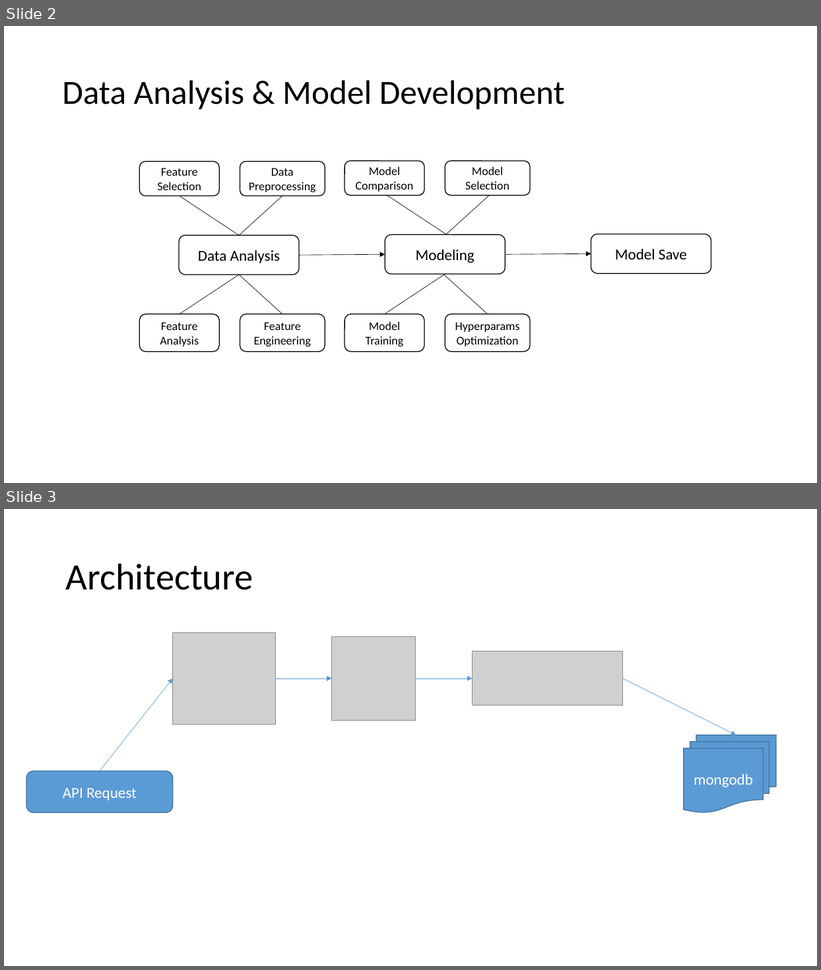
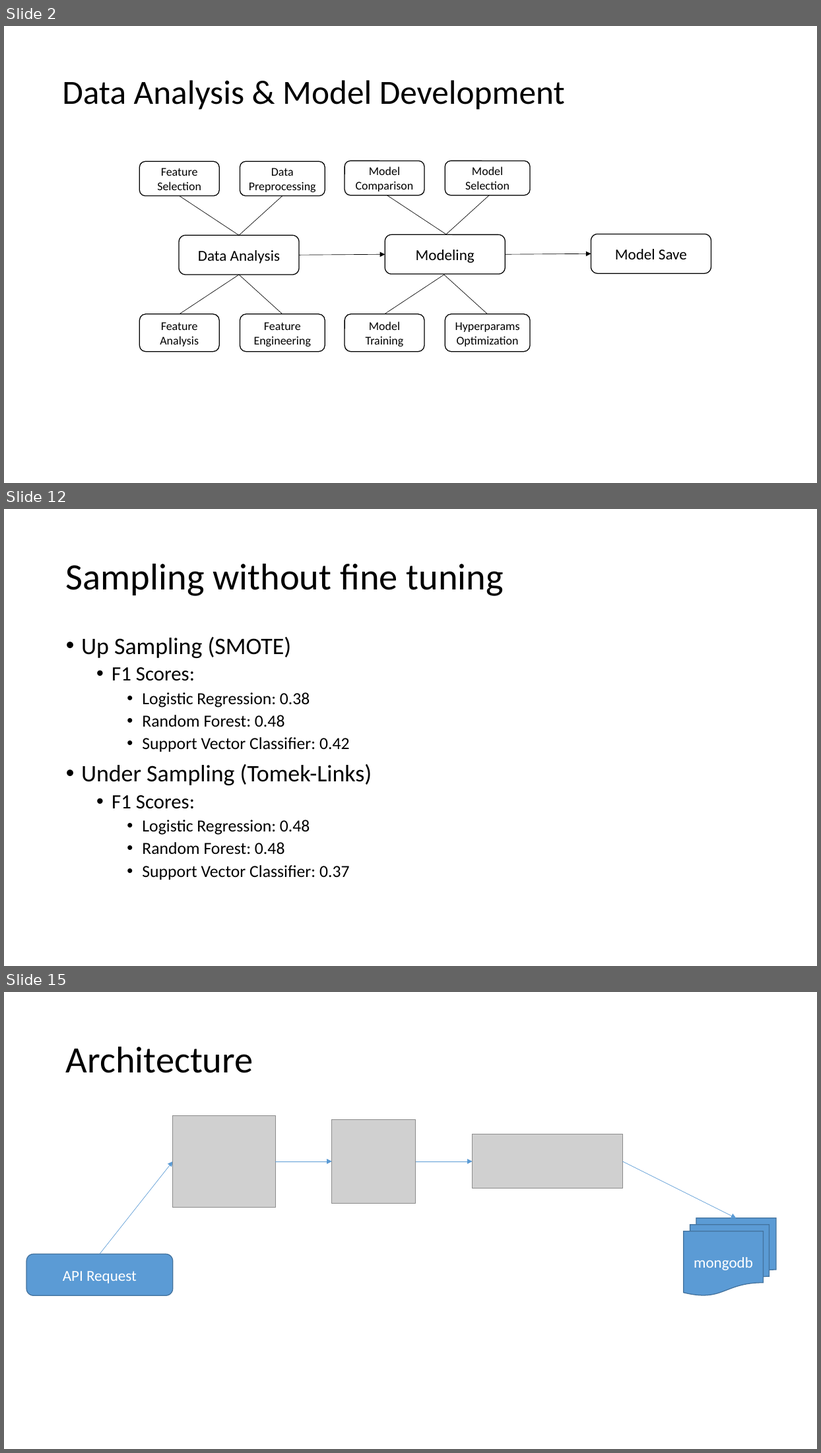
Before and after one commit to adilmukhtar82/PdM, a slide deck: docs/Presentation.pptx. Shown one above the other, each under a label of ours: slides 2 and 3 before the commit, slides 2, 12 and 15 after it; the slides between them are not shown. The pictures are 821x970 and 821x1453 pixels, drawn with LibreOffice and Linux fonts; fonts in the diff are those of the drawing; grey boxes stand for pictures. Boxes give left, top, right and bottom in pixels: in the first picture for what was removed or moved away, otherwise in the second. Text is boxed around its words. In the diff, an @@ line names an element or a change of style, - is before the commit and + after.

```diff
--- a/docs/Presentation.pptx
+++ b/docs/Presentation.pptx
@@ slide 12 added at (x1=4, y1=509, x2=817, y2=966), background #FFFFFF @@
@@ title added at (x1=66, y1=563, x2=504, y2=596), 44 pt, text #000000 @@
+Sampling without fine tuning
@@ text added at (x1=81, y1=637, x2=372, y2=880), 20 pt, text #000000 @@
+• Up Sampling (SMOTE)
+  • F1 Scores:
+    • Logistic Regression: 0.38
+    • Random Forest: 0.48
+    • Support Vector Classifier: 0.42
+• Under Sampling (Tomek-Links)
+  • F1 Scores:
+    • Logistic Regression: 0.48
+    • Random Forest: 0.48
+    • Support Vector Classifier: 0.37
@@ what was slide 3 is now slide 15 @@
```
Also in this commit, not shown: 1 slide changed, 11 other slides added, 3 other files.
